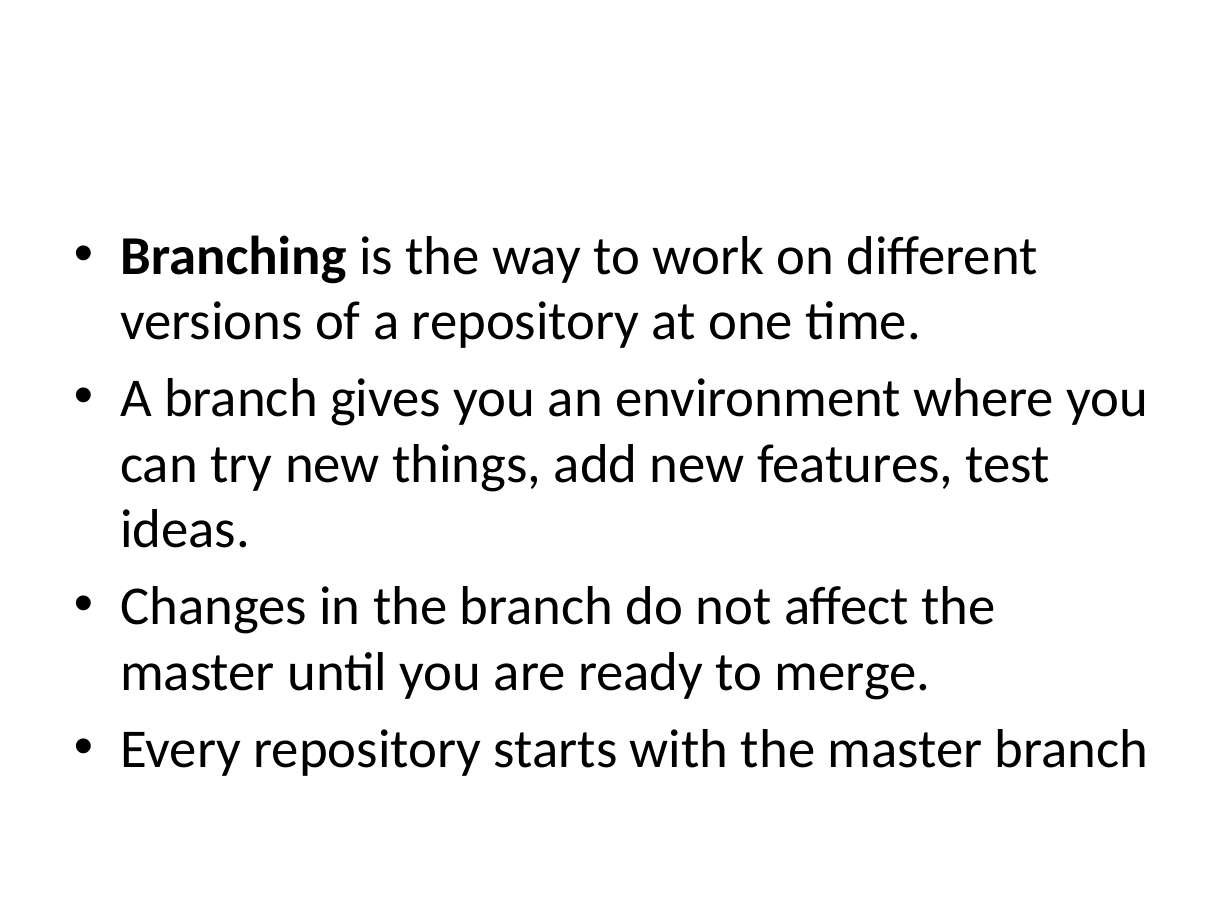
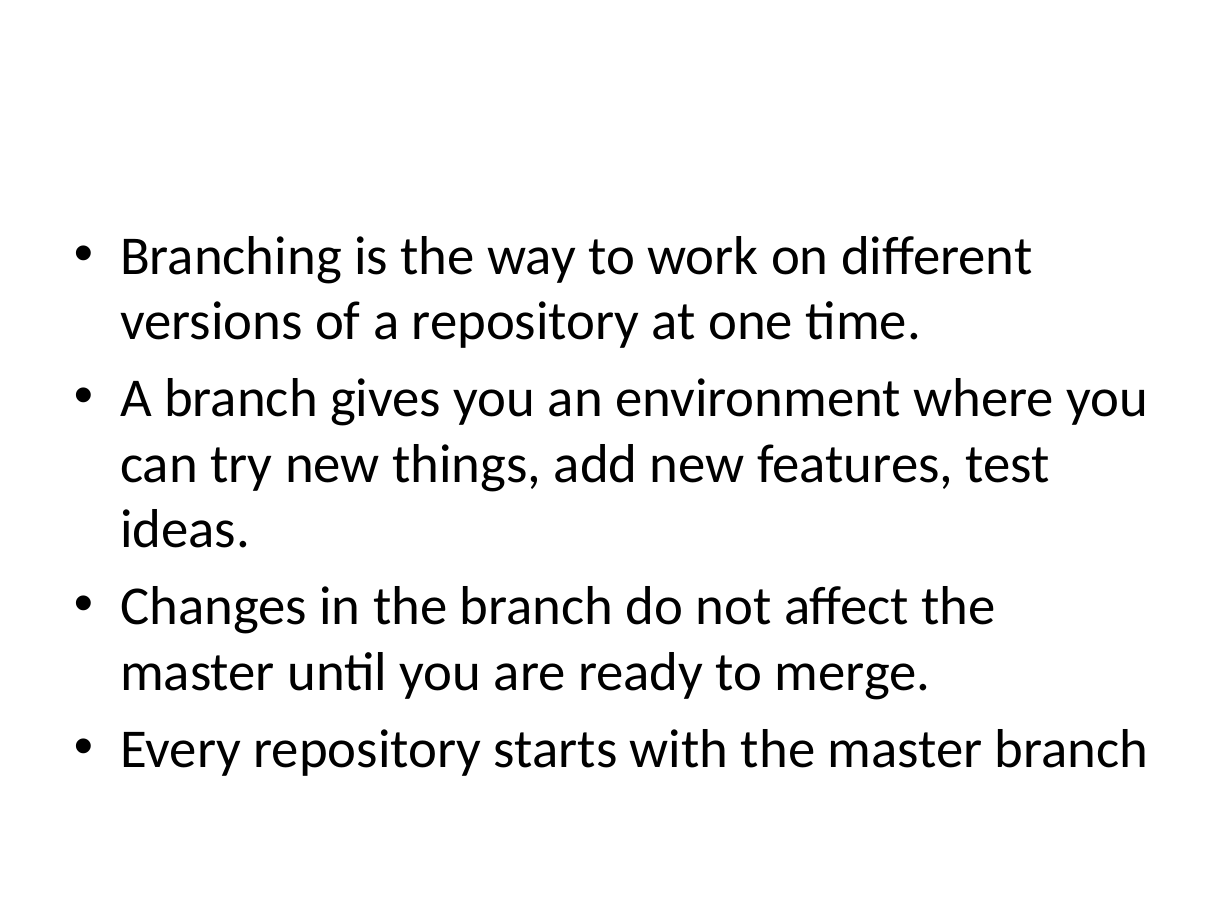
Before and after one commit to billyz313/SERVIR-Github-Demo, a slide deck: slide 7 of SERVIR_github.pptx. Drawn at 1232x924 pixels with LibreOffice and Linux fonts; fonts in the diff are those of the drawing; background and template pictures are left out. Boxes give left, top, right and bottom in pixels: in the first picture for what was removed or moved away, otherwise in the second. Text is boxed around its words. In the diff, an @@ line names an element or a change of style, - is before the commit and + after.

```diff
--- a/SERVIR_github.pptx
+++ b/SERVIR_github.pptx
@@ text at (120, 236, 1032, 348): bold off in "Branching" @@
```
Also in this commit, not shown: 4 other slides changed.
